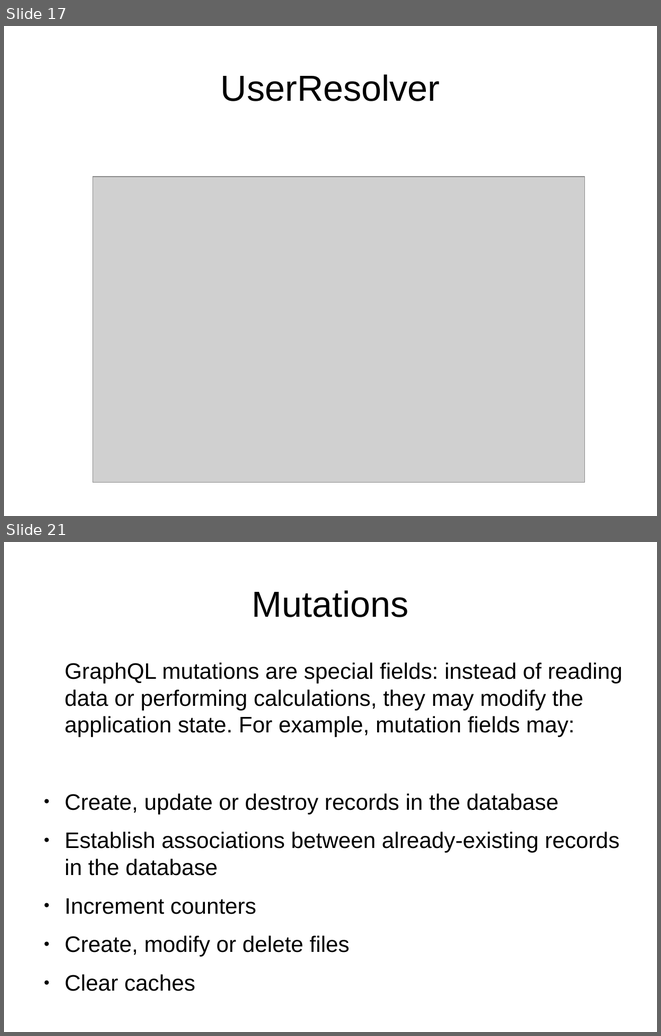
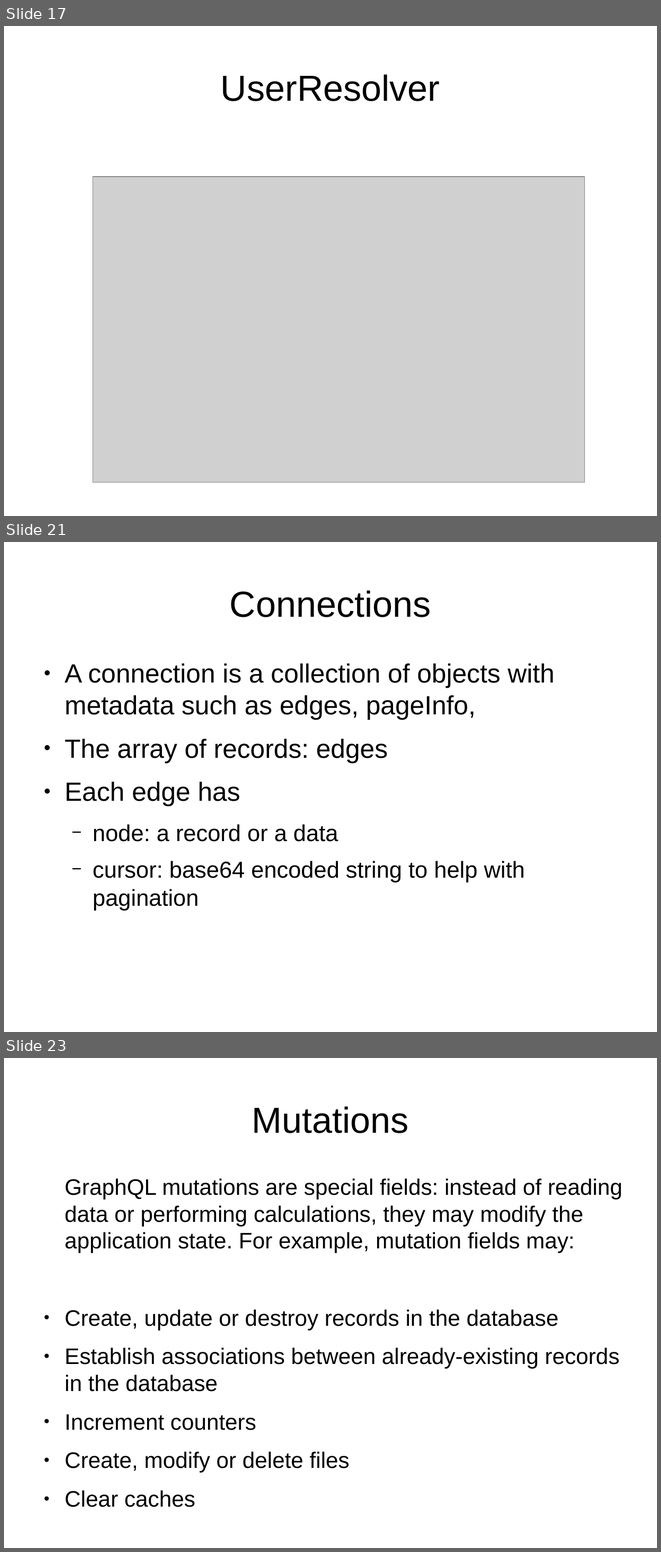
Before and after one commit to okapusta/graphql-example, a slide deck: doc/graphql.odp. Shown one above the other, each under a label of ours: slides 17 and 21 before the commit, slides 17, 21 and 23 after it; the slides between them are not shown. The pictures are 661x1036 and 661x1552 pixels, drawn with LibreOffice and Linux fonts; fonts in the diff are those of the drawing; grey boxes stand for pictures. Boxes give left, top, right and bottom in pixels: in the first picture for what was removed or moved away, otherwise in the second. Text is boxed around its words. In the diff, an @@ line names an element or a change of style, - is before the commit and + after.

```diff
--- a/doc/graphql.odp
+++ b/doc/graphql.odp
@@ slide 21 added at box(4, 542, 657, 1032), background #FFFFFF @@
@@ title added at box(230, 590, 431, 617), 44 pt, text #000000 @@
+Connections
@@ text added at box(64, 663, 554, 910), 32 pt, text #000000 @@
+● A connection is a collection of objects with metadata such as edges, pageInfo,
+● The array of records: edges
+● Each edge has
+  − node: a record or a data
+  − cursor: base64 encoded string to help with pagination
@@ what was slide 21 is now slide 23 @@
```
Also in this commit, not shown: 6 other slides added, 3 slides removed.
